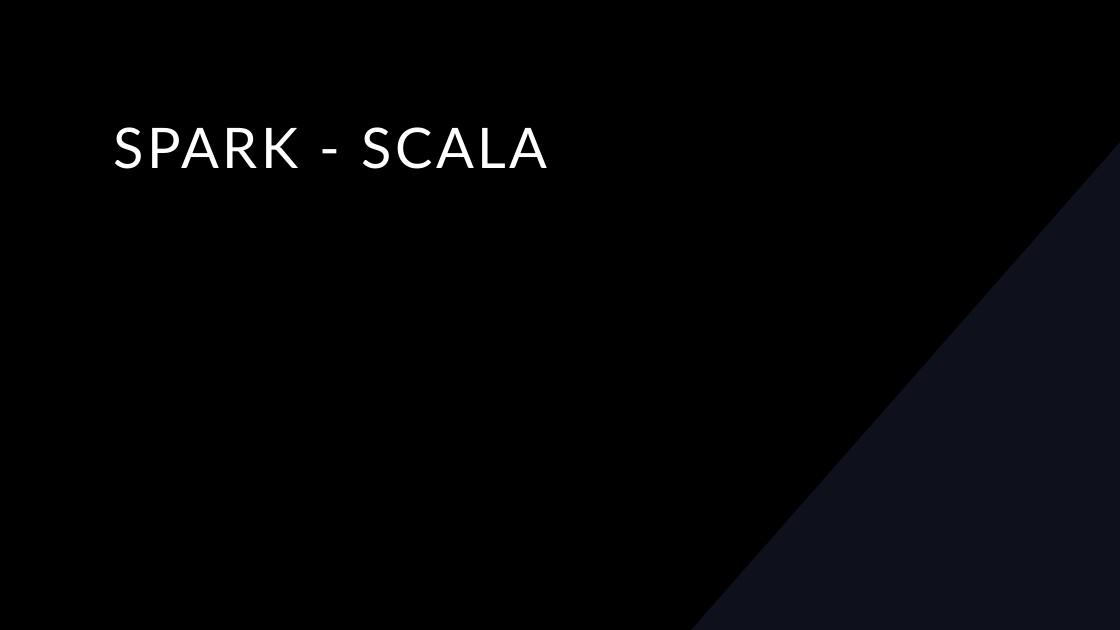
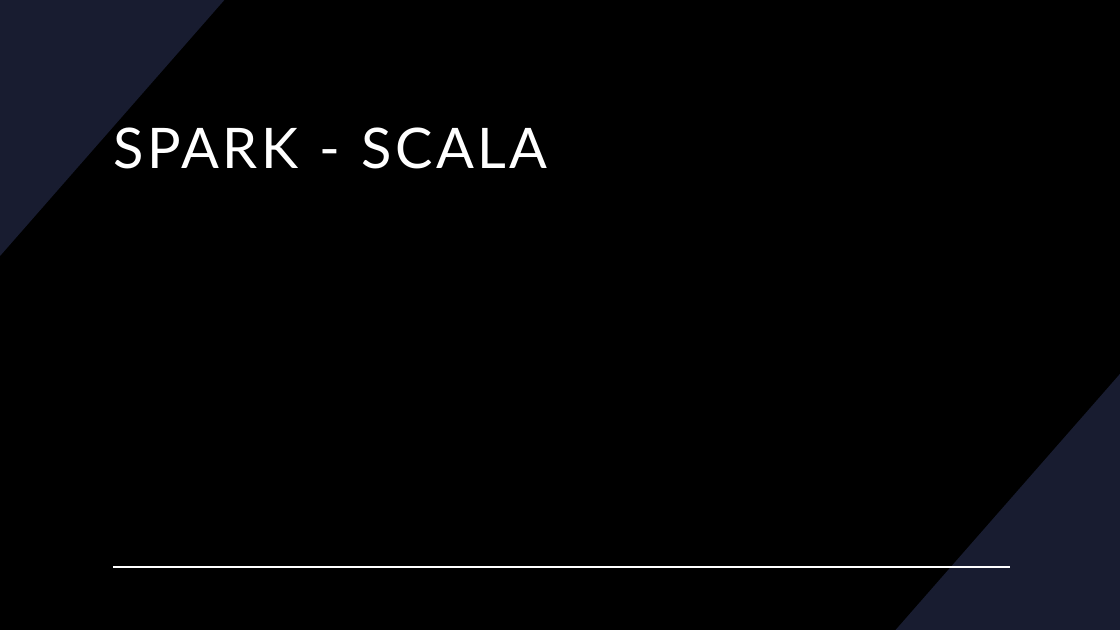
Before and after one commit to jeisonroa1/MapReduceHadoop, a slide deck: slide 12 of Presentation.pptx. Drawn at 1120x630 pixels with LibreOffice and Linux fonts; fonts in the diff are those of the drawing; background and template pictures are left out. Boxes give left, top, right and bottom in pixels: in the first picture for what was removed or moved away, otherwise in the second. Text is boxed around its words. In the diff, an @@ line names an element or a change of style, - is before the commit and + after.

```diff
--- a/Presentation.pptx
+++ b/Presentation.pptx
@@ rectangle removed at (x1=0, y1=0, x2=1120, y2=630) @@
@@ freeform shape removed at (x1=0, y1=0, x2=837, y2=630) @@
@@ freeform shape removed at (x1=489, y1=0, x2=1120, y2=630) @@
@@ freeform shape removed at (x1=691, y1=142, x2=1120, y2=630) @@
@@ line added from (113, 567) to (1010, 567), #FFFFFF 1 pt @@
```
Also in this commit, not shown: 2 other slides changed, 1 slide added.
